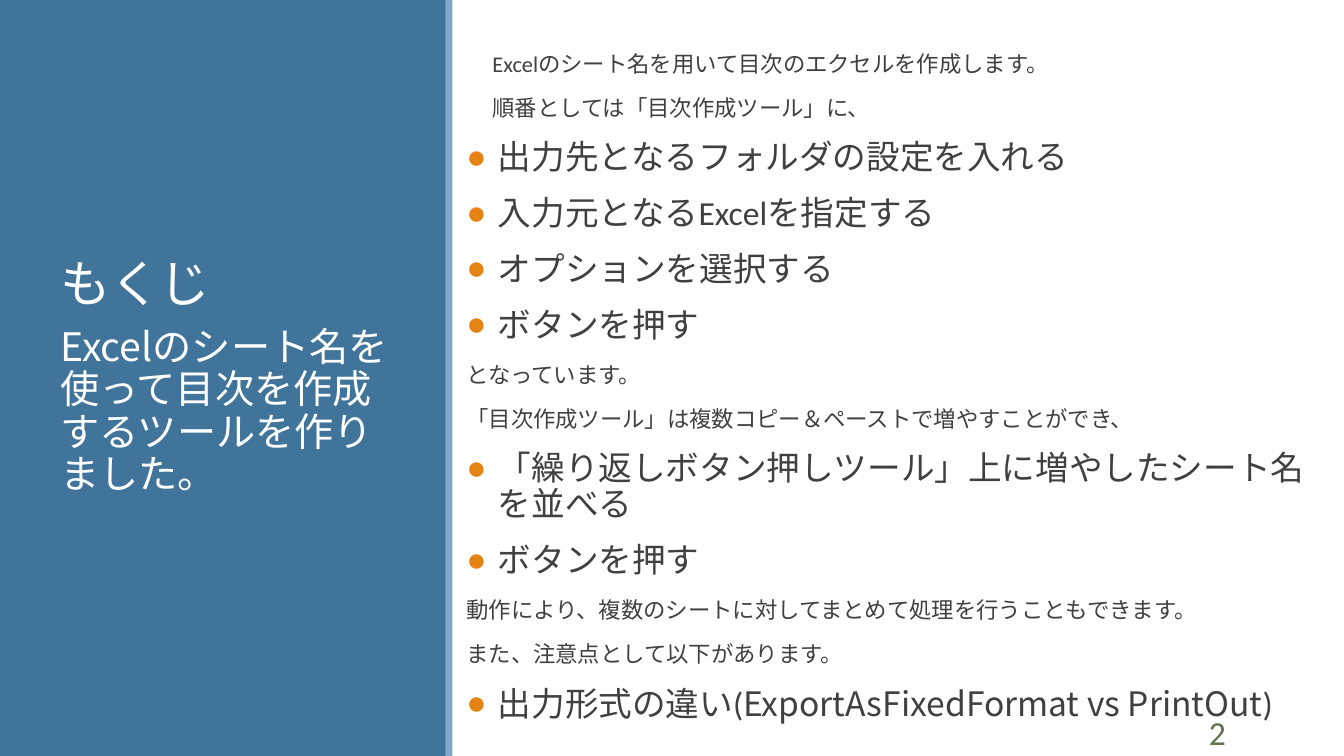
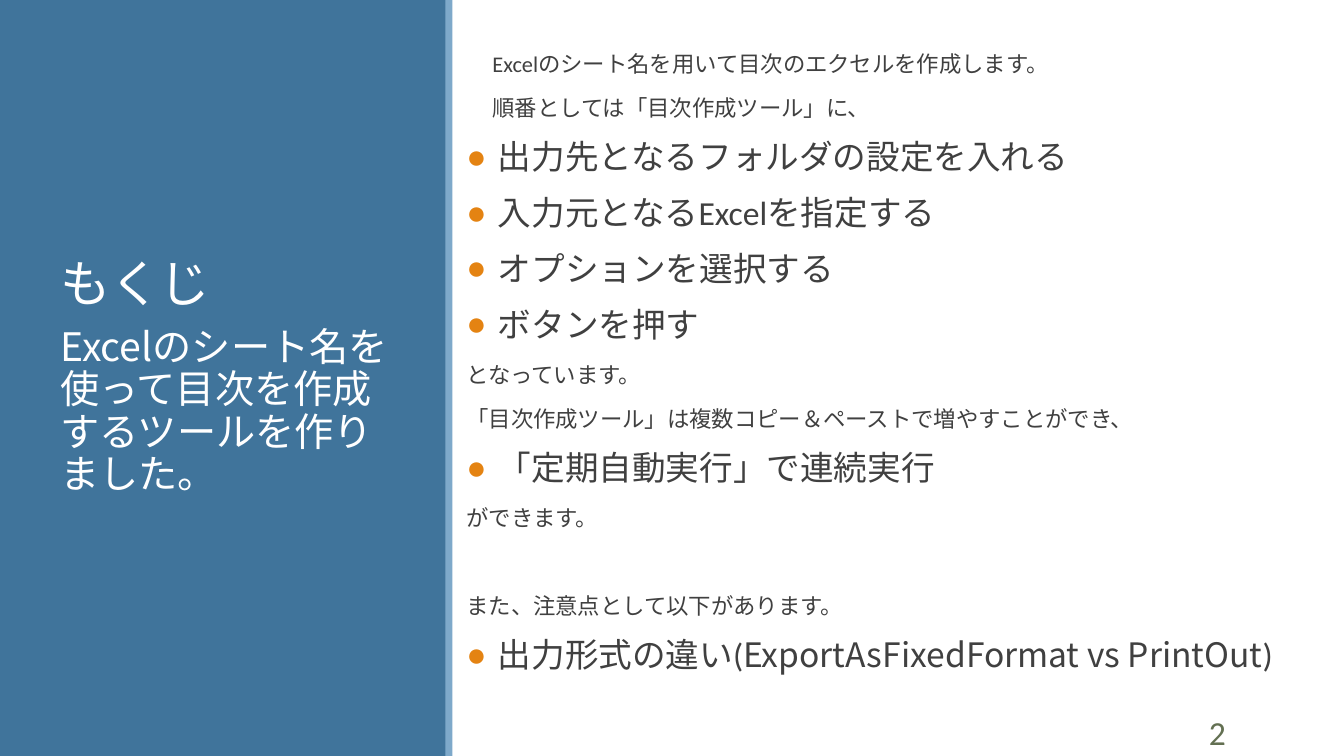
Before and after one commit to Tand0/CreateTableOfContentsExcelUsingSheetNames, a slide deck: slide 2 of doc/readme.pptx. Drawn at 1344x756 pixels with LibreOffice and Linux fonts; fonts in the diff are those of the drawing. Boxes give left, top, right and bottom in pixels: in the first picture for what was removed or moved away, otherwise in the second. Text is boxed around its words. In the diff, an @@ line names an element or a change of style, - is before the commit and + after.

```diff
--- a/doc/readme.pptx
+++ b/doc/readme.pptx
@@ text at box(466, 451, 935, 528): text changed @@
-● 「繰り返しボタン押しツール」上に増やしたシート名を並べる
-● ボタンを押す
-動作により、複数のシートに対してまとめて処理を行うこともできます。
+● 「定期自動実行」で連続実行
+ができます。
```
Also in this commit, not shown: 1 other slide changed, 2 slides added, 1 slide removed.
